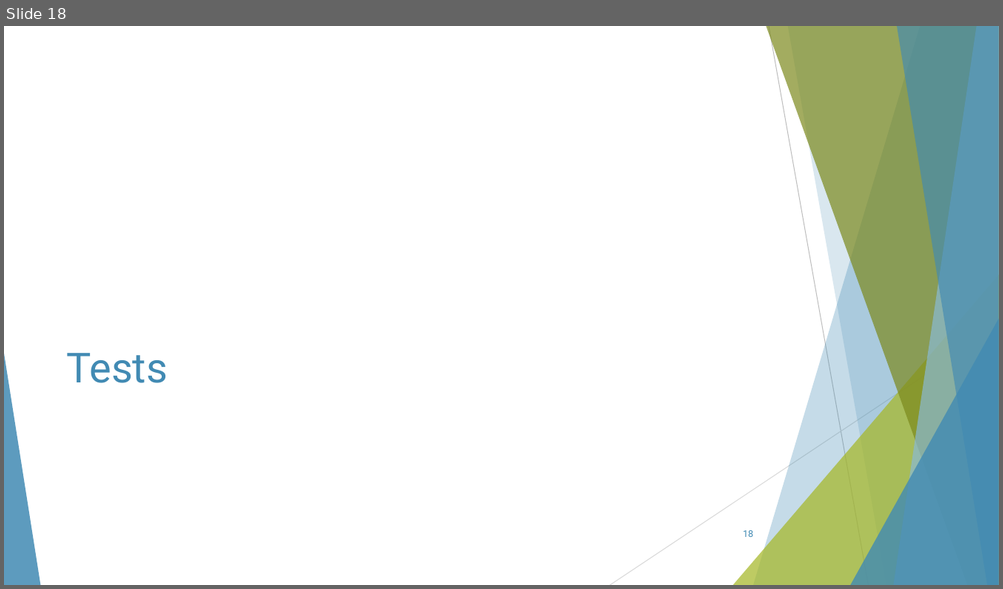
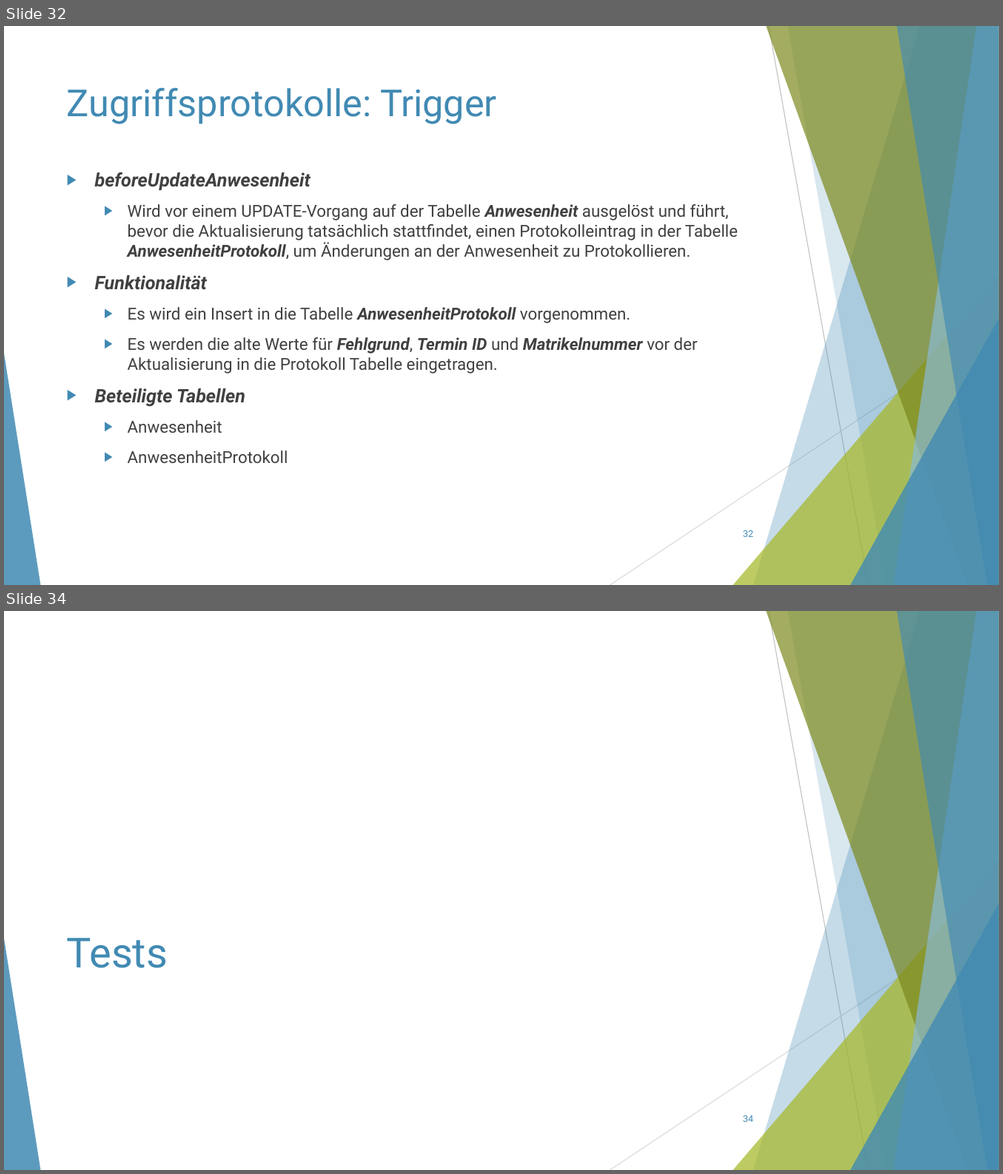
Before and after one commit to ThorbenKonopka/db_WS23_24, a slide deck: Präsentation/Präsentation.pptx. Shown one above the other, each under a label of ours: slide 18 before the commit, slides 32 and 34 after it; the slides between them are not shown. The pictures are 1003x589 and 1003x1174 pixels, drawn with LibreOffice and Linux fonts; fonts in the diff are those of the drawing. Boxes give left, top, right and bottom in pixels: in the first picture for what was removed or moved away, otherwise in the second. Text is boxed around its words. In the diff, an @@ line names an element or a change of style, - is before the commit and + after.

```diff
--- a/Präsentation/Präsentation.pptx
+++ b/Präsentation/Präsentation.pptx
@@ slide 32 added at bbox=[4, 26, 999, 585], background #FFFFFF; not listed: 10 template elements that a slide beside it also shows @@
@@ title added at bbox=[67, 87, 497, 124], 36 pt, text #418AB3 @@
+Zugriffsprotokolle: Trigger
@@ text added at bbox=[95, 173, 737, 463], 16 pt, text #404040 @@
+▶ beforeUpdateAnwesenheit
+  ▶ Wird vor einem UPDATE-Vorgang auf der Tabelle Anwesenheit ausgelöst und führt, bevor die Aktualisierung tatsächlich stattfindet, einen Protokolleintrag in der Tabelle AnwesenheitProtokoll, um Änderungen an der Anwesenheit zu Protokollieren.
+▶ Funktionalität
+  ▶ Es wird ein Insert in die Tabelle AnwesenheitProtokoll vorgenommen.
+  ▶ Es werden die alte Werte für Fehlgrund, Termin ID und Matrikelnummer vor der Aktualisierung in die Protokoll Tabelle eingetragen.
+▶ Beteiligte Tabellen
+  ▶ Anwesenheit
+  ▶ AnwesenheitProtokoll
@@ page number added at bbox=[743, 531, 753, 537], 9 pt, text #418AB3 @@
+32
@@ what was slide 18 is now slide 34 @@
@@ page number at bbox=[743, 1116, 753, 1122]: text changed @@
-18
+34
```
Also in this commit, not shown: 7 slides changed, 20 other slides added, 5 slides removed.
